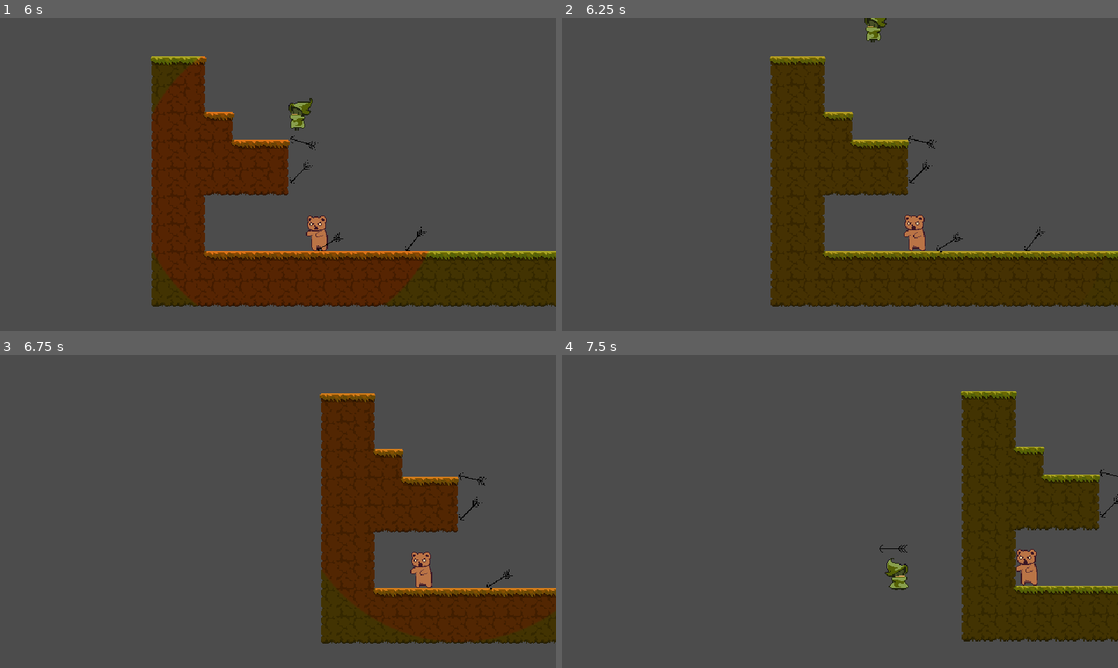
Above: before the commit, frames 1-4 (two rows, left to right).
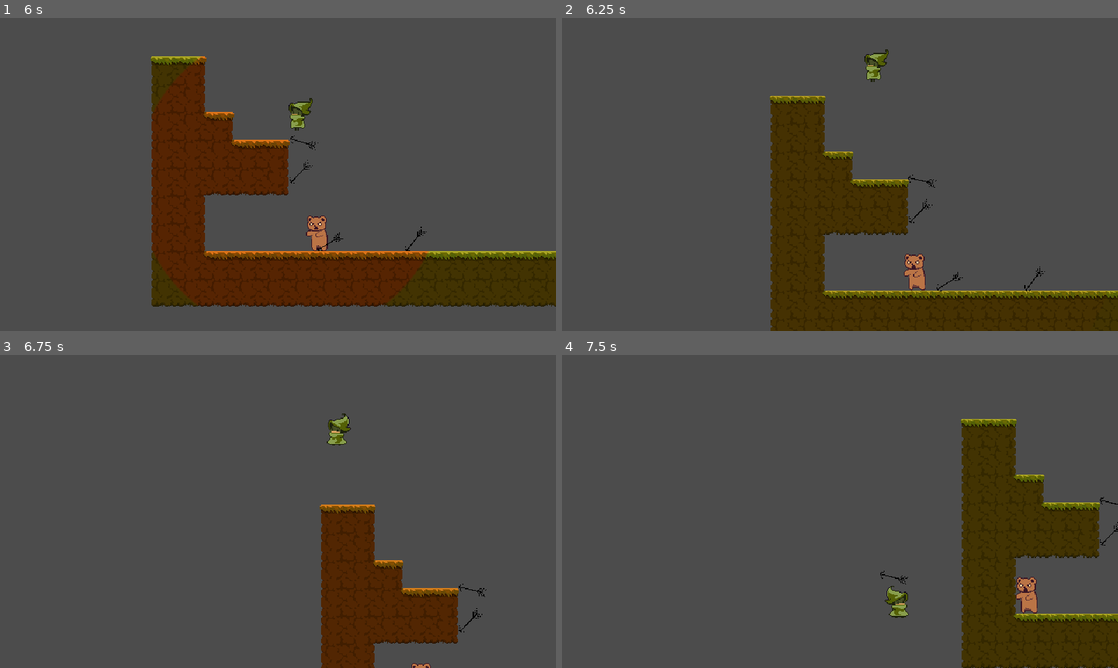
Above: after the commit, the same moments.

Repository: vanjac/wi22jam
Game: Godot game, scene res://placeholder/biggertestlevel.tscn
Two runs of this game, one before a commit and one after it. Both use one fixed random seed, a clock stepped at 60 frames per second and the inputs below.
Inputs (mouse positions are in pixels of both pictures, inside the frame that each line leads up to):
- Up to frame 1 (6 s): move the mouse to (400, 158) at 0.52 s; hold Right mouse button (dash) 0.53-1.28 s; hold D (right) 0.53-2.03 s; tap Space (jump) at 0.77, 1.52, 3.02, 3.77, 4.52 s; move the mouse to (166, 190) at 1.27 s; click (166, 190) at 1.35 s; move the mouse to (333, 105) at 2.02 s; hold A (left) 2.03-2.78 s; hold Right mouse button (dash) 2.03-2.78 s; move the mouse to (250, 237) at 2.77 s; hold D (right) 2.78-4.28 s; click (250, 237) at 2.85 s; move the mouse to (444, 221) at 3.52 s; hold Right mouse button (dash) 3.53-4.28 s; move the mouse to (111, 127) at 4.27 s; hold A (left) 4.28-5.03 s; click (111, 127) at 4.35 s; move the mouse to (305, 174) at 5.02 s; hold D (right) 5.03-5.78 s; hold Right mouse button (dash) 5.03-5.78 s; move the mouse to (194, 96) at 5.77 s; hold A (left) from 5.78 s (still down); click (194, 96) at 5.85 s
- Up to frame 2 (6.25 s): keep holding A (left); tap Space (jump) at 6.02 s
- Up to frame 3 (6.75 s): keep holding A (left); move the mouse to (400, 495) at 6.52 s; hold Right mouse button (dash) from 6.53 s (still down)
- Up to frame 4 (7.5 s): tap Space (jump) at 6.77 s; move the mouse to (728, 527) at 7.27 s; release A (left) at 7.28 s; release Right mouse button (dash) at 7.28 s; hold D (right) from 7.28 s (still down); click (728, 527) at 7.35 s

Frame 1 is identical in both runs. In frame 2, 20% of the frame differs, in the area x 37-100%, y 0-100%; in frame 3, 12%; in frame 4, 9.7%.

Commit message:
camera follows player up

Diff:
--- a/camera/CameraController.gd
+++ b/camera/CameraController.gd
@@ -5,6 +5,7 @@
 const facing_offset = 120
 const follow_facing_rate = 0.02
 const follow_ground_rate = 0.04
+const max_player_height = 150
 
 onready var player = get_node(player_path)
 
@@ -25,6 +26,8 @@
 	var player_y = player.global_position.y
 	if player_y > global_position.y:
 		global_position.y = player_y
+	elif player_y < global_position.y - max_player_height:
+		global_position.y = player_y + max_player_height
 	elif player.on_ground:
 		global_position.y = smooth_to_target(global_position.y, player_y,
 											 follow_ground_rate, delta)
